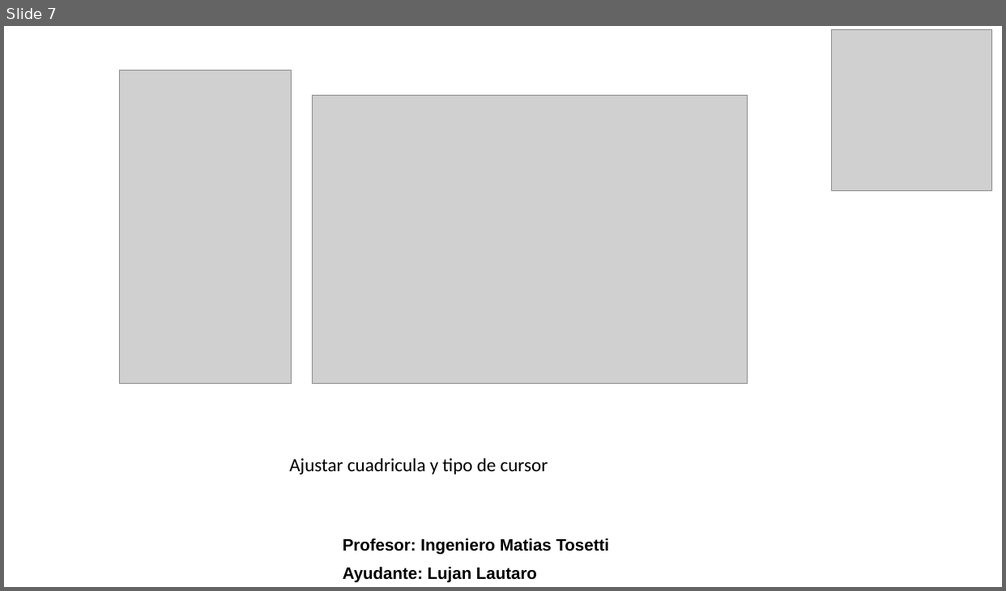
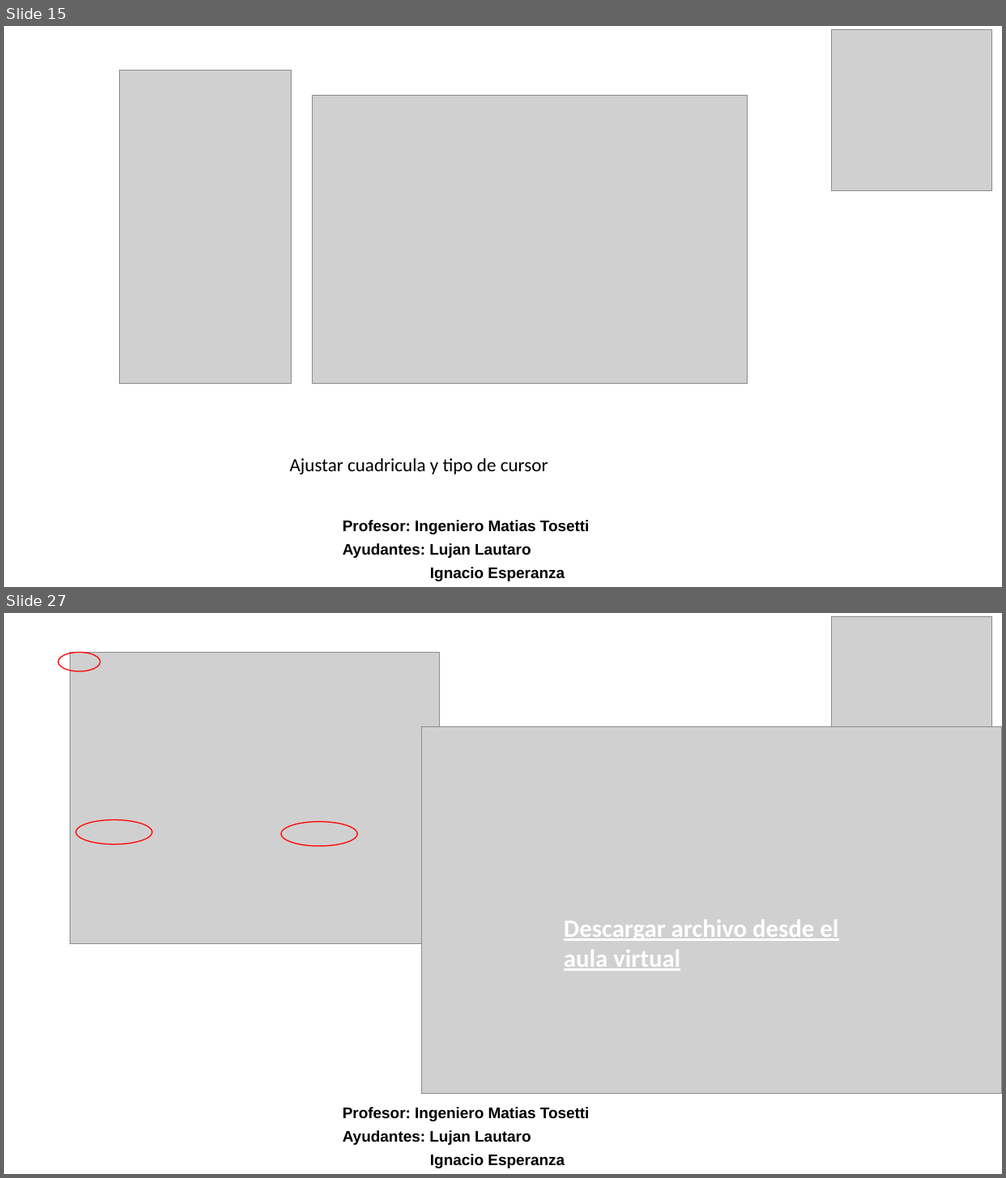
Before and after one commit to Lujham/Lab-de-Compu-1, a slide deck: Presentacion practica Lab de Compu 1.pptx. Shown one above the other, each under a label of ours: slide 7 before the commit, slides 15 and 27 after it; the slides between them are not shown. The pictures are 1006x591 and 1006x1178 pixels, drawn with LibreOffice and Linux fonts; fonts in the diff are those of the drawing; grey boxes stand for pictures. Boxes give left, top, right and bottom in pixels: in the first picture for what was removed or moved away, otherwise in the second. Text is boxed around its words. In the diff, an @@ line names an element or a change of style, - is before the commit and + after.

```diff
--- a/Presentacion practica Lab de Compu 1.pptx
+++ b/Presentacion practica Lab de Compu 1.pptx
@@ slide 27 added at bbox=[4, 613, 1002, 1174], background #FFFFFF @@
@@ picture added at bbox=[831, 617, 992, 777] @@
@@ ellipse added at bbox=[58, 652, 100, 671], outline #FF0000 1 pt @@
@@ picture added at bbox=[70, 652, 440, 944] @@
@@ picture added at bbox=[421, 726, 1002, 1094] @@
@@ ellipse added at bbox=[76, 820, 152, 845], outline #FF0000 1 pt @@
@@ ellipse added at bbox=[281, 822, 357, 846], outline #FF0000 1 pt @@
@@ text added at bbox=[564, 920, 838, 971], 24 pt, text #FFFFFF, bold, underline @@
+Descargar archivo desde el aula virtual
@@ text added at bbox=[343, 1107, 590, 1169], 14.8 pt, text #000000, bold @@
+Profesor: Ingeniero Matias Tosetti
+Ayudantes: Lujan Lautaro
+Ignacio Esperanza
@@ what was slide 7 is now slide 15 @@
@@ slide 15 changed as well @@
@@ text "Profesor: Ingeniero Matias Tosetti": place and size @@
-text "Profesor: Ingeniero Matias Tosetti" at bbox=[343, 539, 610, 583]
+text "Profesor: Ingeniero Matias Tosetti" at bbox=[343, 520, 590, 582]
@@ text at bbox=[343, 520, 590, 535]: size 16 to 14.8 pt in "Profesor: Ingeniero Matias Tosetti"; line spacing 0.9 to 0.7; less space between paragraphs @@
@@ text at bbox=[343, 544, 565, 582]: text changed; size 16 to 14.8 pt @@
-Ayudante: Lujan Lautaro
+Ayudantes: Lujan Lautaro
+Ignacio Esperanza
```
Also in this commit, not shown: 15 other slides changed, 26 other slides added.
